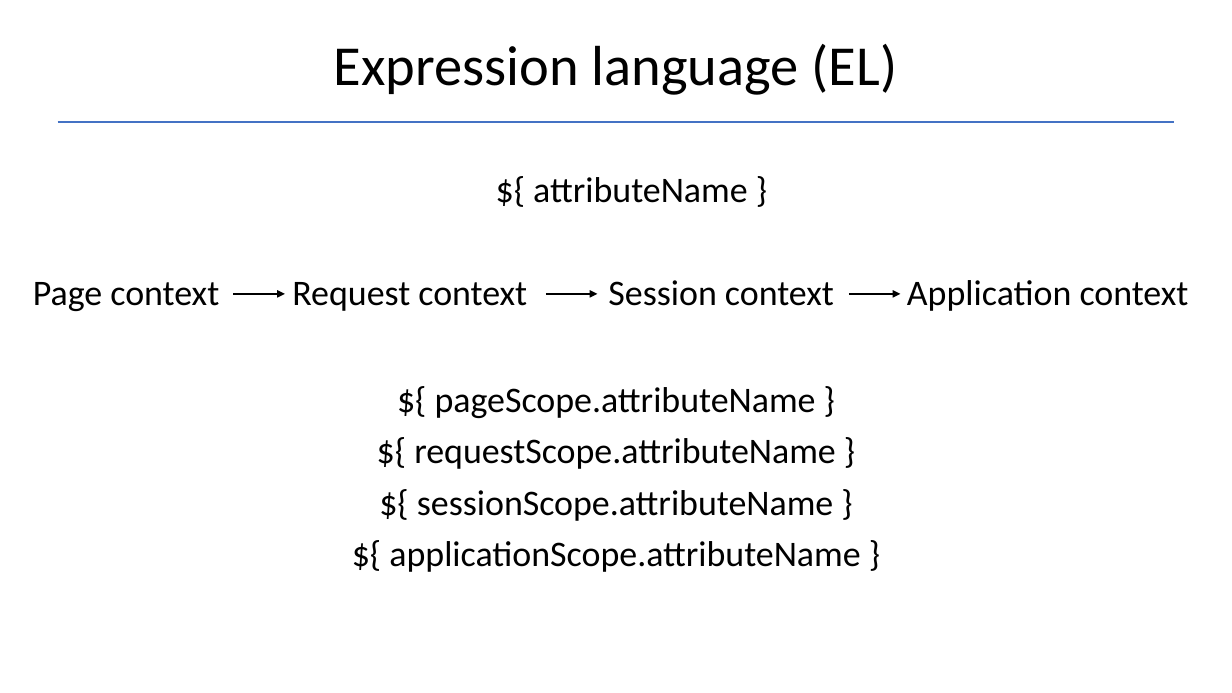
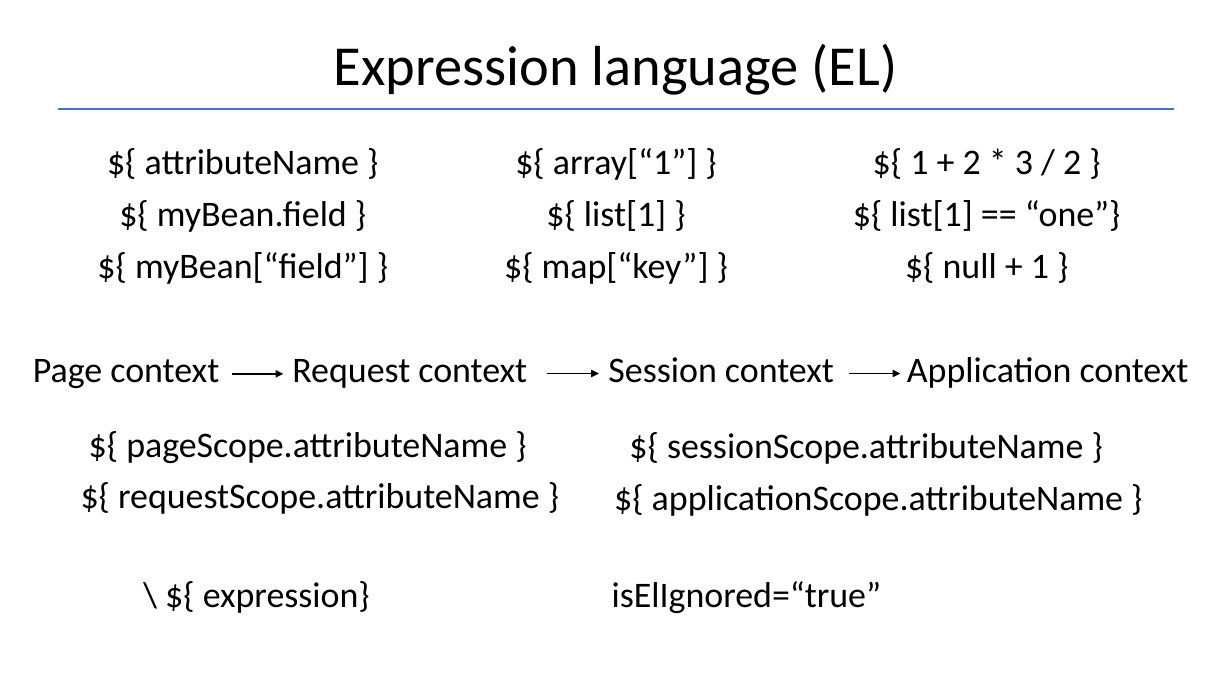
Before and after one commit to Garnik94/Levelup_presentations, a slide deck: slide 26 of Servlet/Servlet_Presentation.pptx. Drawn at 1232x693 pixels with LibreOffice and Linux fonts; fonts in the diff are those of the drawing. Boxes give left, top, right and bottom in pixels: in the first picture for what was removed or moved away, otherwise in the second. Text is boxed around its words. In the diff, an @@ line names an element or a change of style, - is before the commit and + after.

```diff
--- a/Servlet/Servlet_Presentation.pptx
+++ b/Servlet/Servlet_Presentation.pptx
@@ line moved from (57, 122) - (1175, 122) to (57, 109) - (1175, 109) @@
@@ text "${ attributeName }": place and size @@
-text "${ attributeName }" at box(533, 177, 747, 203)
+text "${ attributeName }" at box(135, 149, 369, 284)
@@ text added at box(542, 148, 709, 284), 28 pt, text #000000 @@
+${ array[“1”] }
+${ list[1] }
+${ map[“key”] }
@@ text added at box(890, 150, 1121, 279), 28 pt, text #000000 @@
+${ 1 + 2 * 3 / 2 }
+${ list[1] == “one”}
+${ null + 1 }
@@ text at box(135, 201, 369, 284): paragraphs added @@
+${ myBean.field }
+${ myBean[“field”] }
@@ text "Page context Request context Session ...": place and size @@
-text "Page context Request context Session ..." at box(33, 280, 1189, 311)
+text "Page context Request context Session ..." at box(33, 357, 1189, 388)
@@ 3 arrows: place and size @@
-3 arrows at box(234, 294, 900, 294)
+3 arrows at box(232, 373, 900, 374)
@@ text "${ pageScope.attributeName }": place and size @@
-text "${ pageScope.attributeName }" at box(389, 387, 860, 572)
+text "${ pageScope.attributeName }" at box(118, 432, 540, 514)
@@ text added at box(652, 433, 1123, 516), 28 pt, text #000000 @@
+${ sessionScope.attributeName }
+${ applicationScope.attributeName }
@@ text at box(389, 490, 860, 572): paragraphs removed @@
-${ sessionScope.attributeName }
-${ applicationScope.attributeName }
@@ text added at box(203, 581, 370, 613), 28 pt, text #000000 @@
+\ ${ expression}
@@ text added at box(612, 581, 882, 613), 28 pt, text #000000 @@
+isElIgnored=“true”
```
Also in this commit, not shown: 1 other file.
